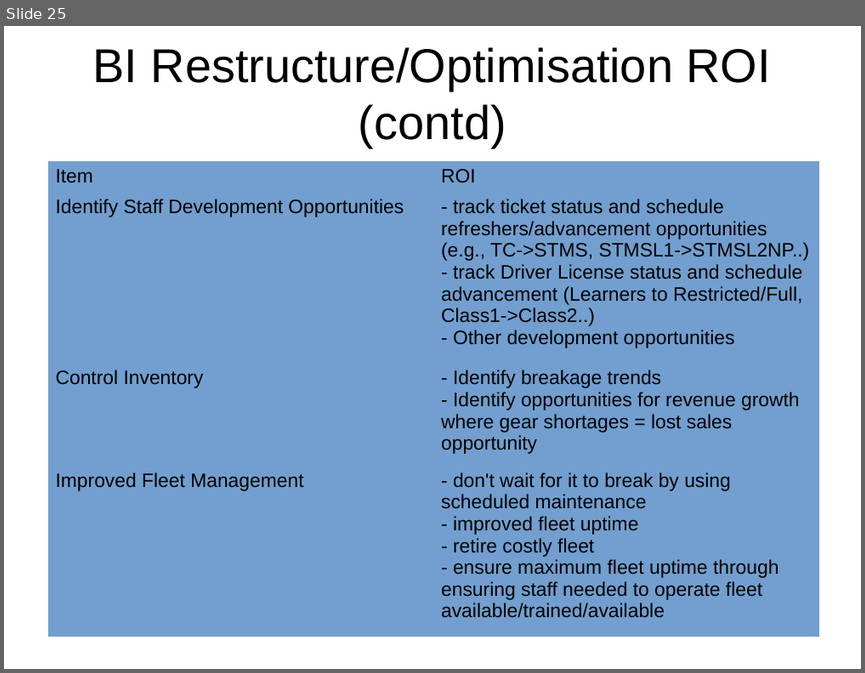
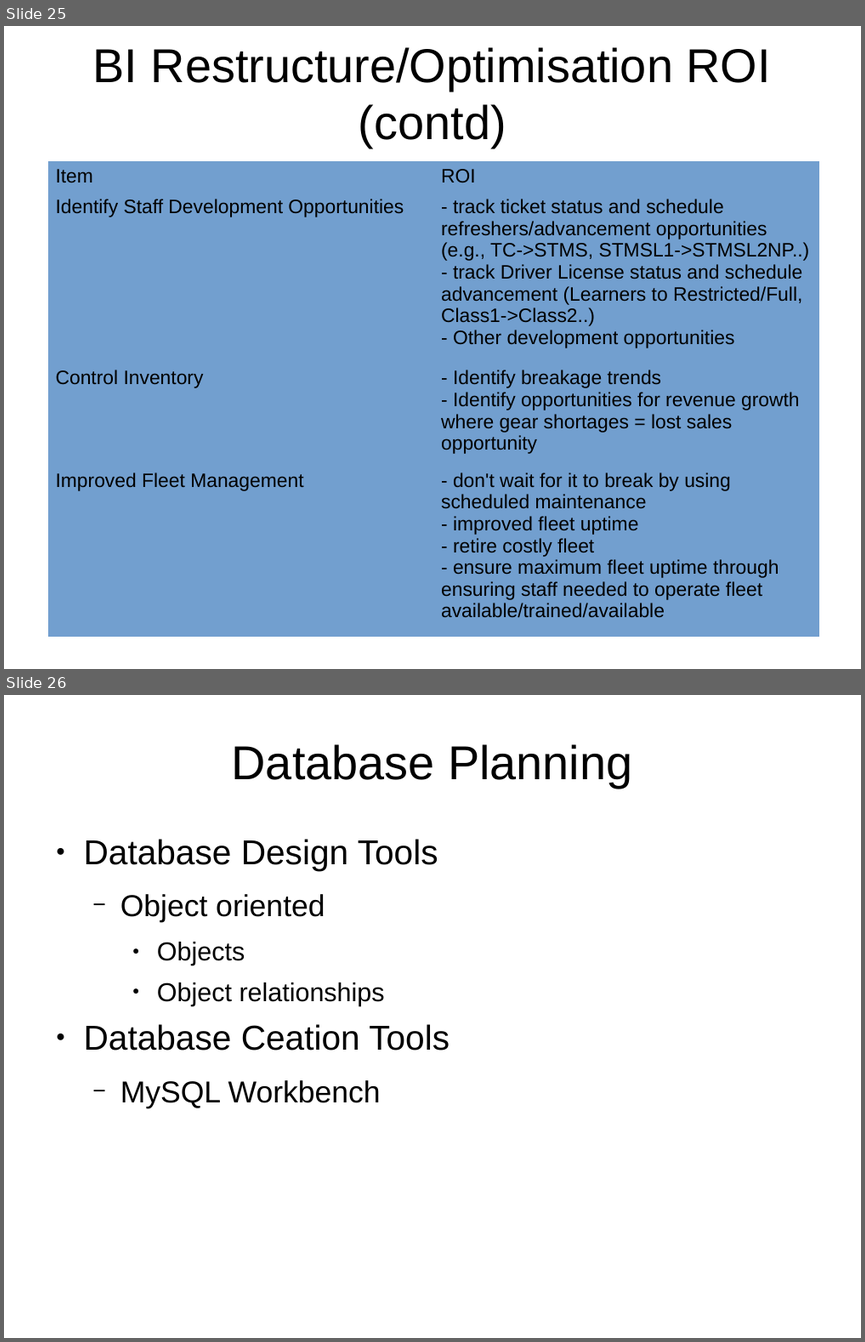
Before and after one commit to monkeysh1ne/TMNZ_Stuff, a slide deck: Workflows BP Models.odp. Shown one above the other, each under a label of ours: slide 25 before the commit, slides 25 and 26 after it. The pictures are 865x673 and 865x1342 pixels, drawn with LibreOffice and Linux fonts; fonts in the diff are those of the drawing. Boxes give left, top, right and bottom in pixels: in the first picture for what was removed or moved away, otherwise in the second. Text is boxed around its words. In the diff, an @@ line names an element or a change of style, - is before the commit and + after.

Commit message:
Started adding database related material to 'Workflows BP Models' presentation.

```diff
--- a/Workflows BP Models.odp
+++ b/Workflows BP Models.odp
@@ slide 26 added at [4,695,861,1338], background #FFFFFF @@
@@ title added at [232,744,632,788], 44 pt, text #000000 @@
+Database Planning
@@ text added at [84,839,449,1108], 32 pt, text #000000 @@
+● Database Design Tools
+  − Object oriented
+    ● Objects
+    ● Object relationships
+● Database Ceation Tools
+  − MySQL Workbench
```
Also in this commit, not shown: 1 other file.
